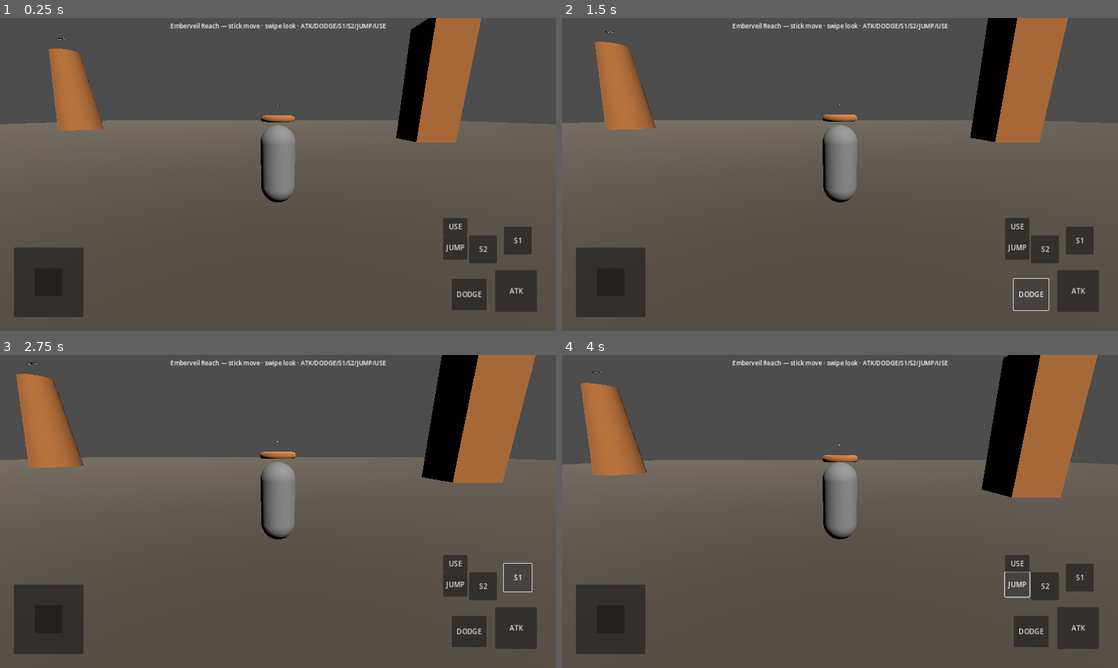
Above: before the commit, frames 1-4 (two rows, left to right).
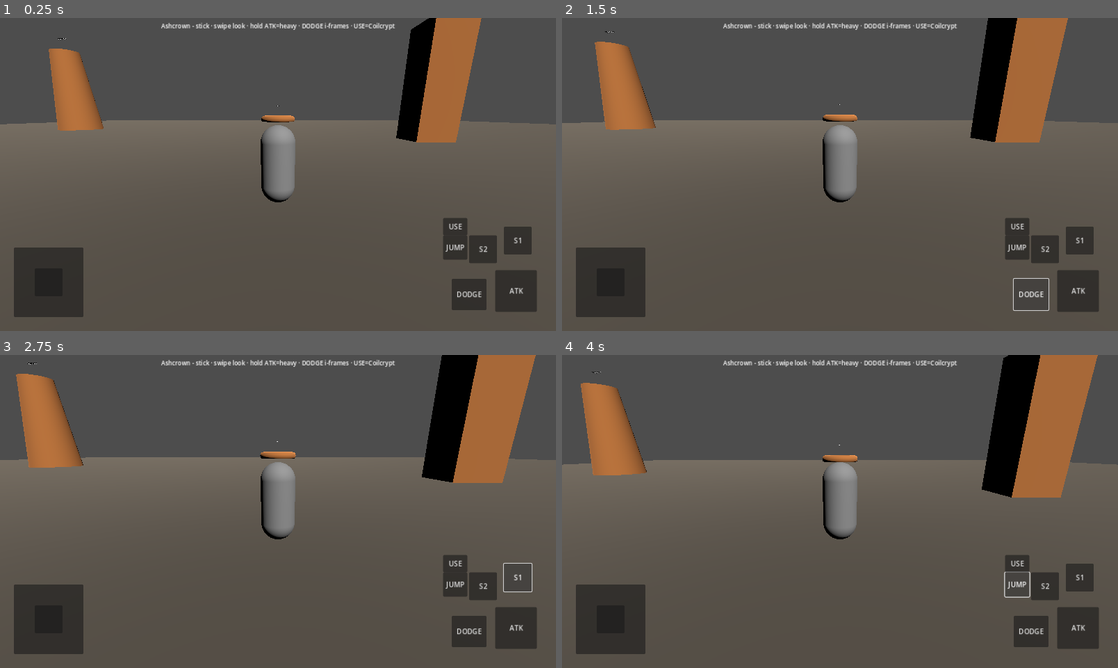
Above: after the commit, the same moments.

Repository: Diddy674176/ashcrown
Game: Godot game, scene res://Main/Main.tscn
Two runs of this game, one before a commit and one after it. Both use one fixed random seed, a clock stepped at 60 frames per second and the inputs below.
Inputs:
- Up to frame 1 (0.25 s): no input
- Up to frame 2 (1.5 s): click "ATK" at 0.5 s; click "DODGE" at 1.25 s
- Up to frame 3 (2.75 s): click "S1" at 2 s
- Up to frame 4 (4 s): click "S2" at 2.75 s; click "JUMP" at 3.5 s

The runs differ from the first frame. In frame 1, 0.5% of the frame differs, in the area x 29-71%, y 1-4%; in frame 2, 0.5%; in frame 3, 0.5%; in frame 4, 0.5%.
Error after the commit: Invalid access to property or key 'toggled' on a base object of type 'null instance'. (res://UI/TouchControls.gd:83)

Commit message:
feat: TouchControls deadzones HUD AFK return report

Diff:
--- a/UI/TouchControls.gd
+++ b/UI/TouchControls.gd
@@ -1,9 +1,5 @@
 extends CanvasLayer
-## Mobile touch HUD — left stick, look/swipe zone, ATK/skills/dodge/jump/interact.
-## Default layout (remappable later):
-##   Left lower: virtual stick
-##   Right lower cluster: ATK (large), DODGE, S1, S2, JUMP, USE
-##   Right half swipe: camera orbit; two-finger pinch: zoom
+## Mobile touch HUD - stick (deadzone), look swipe, ATK hold=heavy/charged, combat bars, AFK report.
 
 signal attack_pressed
 signal dodge_pressed
@@ -12,7 +8,8 @@
 signal interact_pressed
 
 @export var player_path: NodePath
-@export var camera_path: NodePath
+@export var stick_deadzone: float = 0.15
+@export var look_deadzone_px: float = 1.2
 
 var _player: Node = null
 var _stick_origin := Vector2.ZERO
@@ -22,19 +19,34 @@
 var _pinch_ids: Array[int] = []
 var _pinch_start_dist := 0.0
 var _touch_pos: Dictionary = {}
-
+var _ui_scale: float = 1.0
+
+@onready var _root: Control = $Root
 @onready var _stick_base: Control = $Root/LeftStick
 @onready var _stick_knob: Control = $Root/LeftStick/Knob
 @onready var _look_zone: Control = $Root/LookZone
+@onready var _hp_bar: ProgressBar = $Root/Hud/HpBar
+@onready var _sta_bar: ProgressBar = $Root/Hud/StaBar
+@onready var _foc_bar: ProgressBar = $Root/Hud/FocBar
+@onready var _heat_bar: ProgressBar = $Root/Hud/HeatBar
+@onready var _toast: Label = $Root/Toast
+@onready var _afk_btn: Button = $Root/AfkBtn
+@onready var _report: Control = $Root/ReturnReport
+@onready var _report_body: Label = $Root/ReturnReport/VBox/Body
+@onready var _hint: Label = $Root/Hint
 
 func _ready() -> void:
 	if player_path:
 		_player = get_node_or_null(player_path)
+	_apply_phone_scale()
+	get_viewport().size_changed.connect(_apply_phone_scale)
 	_stick_base.gui_input.connect(_on_stick_gui)
 	_look_zone.gui_input.connect(_on_look_gui)
-	$Root/RightCluster/Attack.pressed.connect(func():
+	var atk: BaseButton = $Root/RightCluster/Attack
+	atk.button_down.connect(func(): EventBus.attack_hold_started.emit())
+	atk.button_up.connect(func():
+		EventBus.attack_hold_ended.emit()
 		attack_pressed.emit()
-		EventBus.action_attack.emit()
 	)
 	$Root/RightCluster/Dodge.pressed.connect(func():
 		dodge_pressed.emit()
@@ -58,9 +70,91 @@
 		interact_pressed.emit()
 		EventBus.action_interact.emit()
 	)
+	if $Root/RightCluster.has_node("Block"):
+		var blk: BaseButton = $Root/RightCluster/Block
+		blk.button_down.connect(func():
+			if _player and _player.has_method("set_blocking"):
+				_player.set_blocking(true)
+		)
+		blk.button_up.connect(func():
+			if _player and _player.has_method("set_blocking"):
+				_player.set_blocking(false)
+		)
+	_afk_btn.toggled.connect(_on_afk_toggled)
+	$Root/ReturnReport/VBox/Close.pressed.connect(func(): _report.visible = false)
+	if EventBus:
+		EventBus.hud_toast.connect(_show_toast)
+		EventBus.afk_stopped.connect(_show_afk_report)
+		EventBus.loot_gained.connect(func(d):
+			_show_toast("+%s XP · %sg · %s" % [d.get("xp", 0), d.get("gold", 0), d.get("item", "")])
+		)
+		EventBus.boss_phase_changed.connect(func(_id, banner): _show_toast(str(banner)))
+	_report.visible = false
 
 func bind_player(p: Node) -> void:
 	_player = p
+	if p and p.get("combat"):
+		var c = p.combat
+		if c and c.has_signal("resources_changed"):
+			c.resources_changed.connect(_refresh_bars)
+	_refresh_bars()
+
+func _apply_phone_scale() -> void:
+	var sz := get_viewport().get_visible_rect().size
+	var shortest := minf(sz.x, sz.y)
+	_ui_scale = clampf(shortest / 720.0, 0.85, 1.35)
+	if _hint:
+		_hint.text = "Ashcrown - stick · swipe look · hold ATK=heavy · DODGE i-frames · USE=Coilcrypt"
+
+func _process(_delta: float) -> void:
+	_refresh_bars()
+
+func _refresh_bars() -> void:
+	if _player == null or not is_instance_valid(_player):
+		return
+	var c = _player.get("combat")
+	if c == null:
+		return
+	_hp_bar.max_value = c.max_hp
+	_hp_bar.value = c.hp
+	_sta_bar.max_value = c.max_stamina
+	_sta_bar.value = c.stamina
+	_foc_bar.max_value = c.max_focus
+	_foc_bar.value = c.focus
+	_heat_bar.max_value = c.max_heat
+	_heat_bar.value = c.heat
+
+func _on_afk_toggled(on: bool) -> void:
+	var afk := get_node_or_null("/root/AfkManager")
+	if afk == null:
+		_show_toast("AFK unavailable")
+		_afk_btn.set_pressed_no_signal(false)
+		return
+	if on:
+		afk.start_afk("Balanced")
+		_show_toast("AFK Balanced - simulating...")
+	else:
+		var report: Dictionary = afk.stop_afk("player_cancel")
+		_show_afk_report(report)
+
+func _show_afk_report(report: Dictionary) -> void:
+	_report.visible = true
+	_report_body.text = "AFK Return Report\nprofile: %s\nduration: %ss\nkills: %s\nxp: %s\ngold: %s\nstop: %s" % [
+		report.get("profile", "?"),
+		report.get("duration_sec", 0),
+		report.get("kills", 0),
+		report.get("xp_gained", 0),
+		report.get("gold_gained", 0),
+		report.get("stop_reason", ""),
+	]
+	_afk_btn.set_pressed_no_signal(false)
+
+func _show_toast(text: String) -> void:
+	_toast.text = text
+	_toast.modulate.a = 1.0
+	var tw := create_tween()
+	tw.tween_interval(2.2)
+	tw.tween_property(_toast, "modulate:a", 0.0, 0.6)
 
 func _on_stick_gui(event: InputEvent) -> void:
 	if event is InputEventScreenTouch:
@@ -81,7 +175,13 @@
 	var max_r := minf(_stick_base.size.x, _stick_base.size.y) * 0.4
 	var clamped := delta.limit_length(max_r)
 	_stick_knob.position = center - _stick_knob.size * 0.5 + clamped
-	_set_move(Vector2(clamped.x / max_r, clamped.y / max_r))
+	var raw := Vector2(clamped.x / max_r, clamped.y / max_r)
+	if raw.length() < stick_deadzone:
+		_set_move(Vector2.ZERO)
+	else:
+		var len := raw.length()
+		var adj := (len - stick_deadzone) / (1.0 - stick_deadzone)
+		_set_move(raw.normalized() * adj)
 
 func _set_move(dir: Vector2) -> void:
 	if _player and _player.has_method("set_touch_move"):
@@ -111,13 +211,13 @@
 		if _pinch_ids.size() >= 2:
 			var d := _pinch_distance()
 			if _pinch_start_dist > 1.0 and _player and _player.has_method("add_pinch_zoom"):
-				var delta := (_pinch_start_dist - d) * 0.01
-				_player.add_pinch_zoom(delta)
+				var zdelta := (_pinch_start_dist - d) * 0.01
+				_player.add_pinch_zoom(zdelta)
 				_pinch_start_dist = d
 		elif event.index == _look_touch_index:
 			var delta: Vector2 = event.position - _look_last
 			_look_last = event.position
-			if _player and _player.has_method("add_touch_look"):
+			if delta.length() >= look_deadzone_px and _player and _player.has_method("add_touch_look"):
 				_player.add_touch_look(delta)
 
 func _pinch_distance() -> float:
